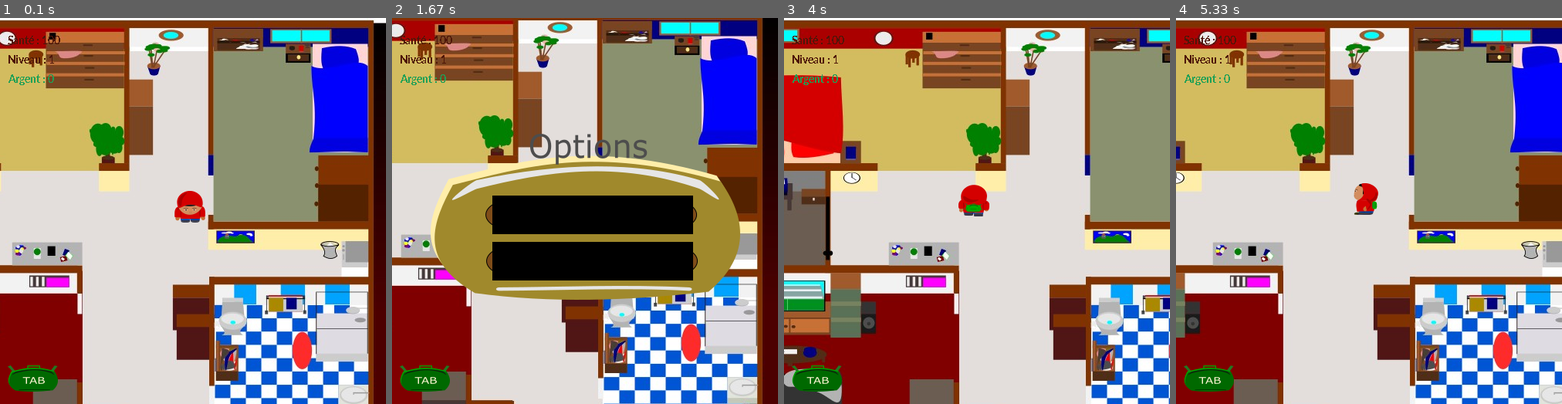
Above: before the commit, frames 1-4 (left to right).
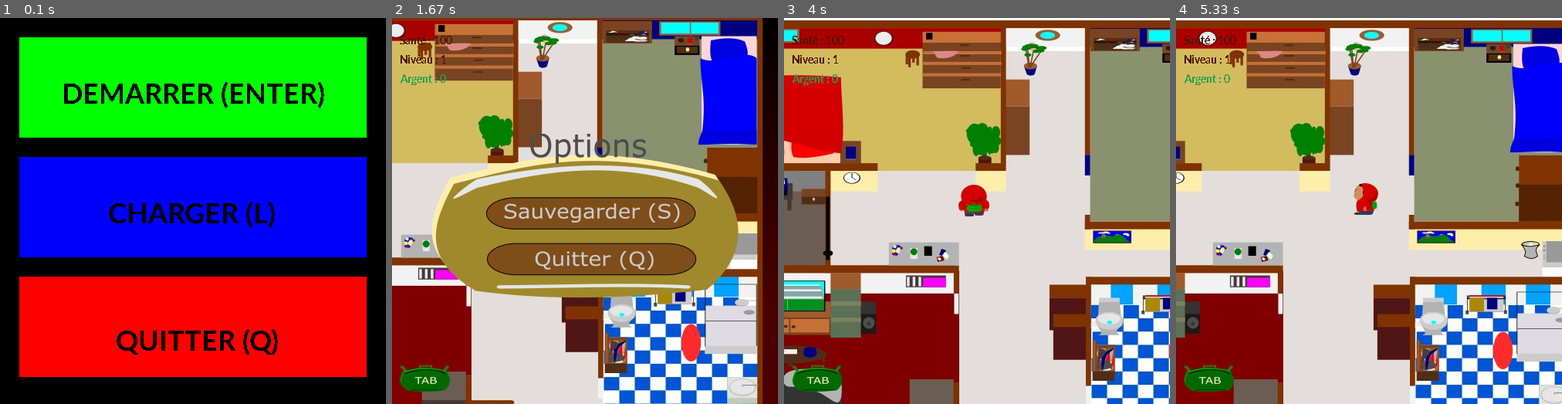
Above: after the commit, the same moments.

Repository: BastienChicot/GusGame
Game: pygame game, started from GusOut.py
The game is run twice, just before and just after one commit, with the same random seed, the same clock (stepped at 60 frames per second) and the same inputs.
Inputs:
- Up to frame 1 (0.1 s): no input
- Up to frame 2 (1.67 s): tap one key every 0.33 s from 0.33 s: Enter Space Right Down
- Up to frame 3 (4 s): tap Up at 1.67 s; tap Space at 2 s; hold Left 2.33-2.87 s; hold Down 2.9-3.2 s; hold Left 3.23-3.63 s; hold Up from 3.67 s (still down)
- Up to frame 4 (5.33 s): release Up at 4.03 s; hold Right 4.07-4.7 s; hold Down 4.73-5.1 s; hold Left from 5.13 s (still down)

The runs differ from the first frame. In frame 1, 99% of the frame differs, in the area x 0-100%, y 0-100%; in frame 2, 13%; in frame 3, 0.2%; in frame 4, nothing differs.

Commit message:
chargement ey sauvegarde de base

Diff:
--- a/GusOut.py
+++ b/GusOut.py
@@ -5,6 +5,8 @@
 @author: basti
 """
 import pygame
+import pandas as pd
+
 from Story.Fonctions import *
 from Story.histoire import *
 from Level.Levels import *
@@ -17,11 +19,51 @@
 sac = sac_a_dos()
 action=action_key()
 
-if Gus.level == 1:
-    nivo1(sac,action,Gus)
+gameExit = False
 
-if Gus.level == 2:
-    nivo2(sac,action,Gus)
+while not gameExit:
+    for event in pygame.event.get():
+        if event.type == pygame.QUIT:
+            gameExit = True
+    demarrer = pygame.Rect(25,25,450,130)
+    charger = pygame.Rect(25,180,450,130)
+    quitter = pygame.Rect(25,335,450,130)
+
+    pygame.draw.rect(screen,green,demarrer)
+    pygame.draw.rect(screen,blue,charger)
+    pygame.draw.rect(screen,red,quitter)
+
+    dem_font = pygame.font.SysFont('corbel', 40, bold=True)
+
+    text_demarrer = dem_font.render("DEMARRER (ENTER)", False, (0, 0, 0))
+    screen.blit(text_demarrer,(80,75))
+    text_load = dem_font.render("CHARGER (L)", False, (0, 0, 0))
+    screen.blit(text_load,(140,230))
+    text_quitter = dem_font.render("QUITTER (Q)", False, (0, 0, 0))
+    screen.blit(text_quitter,(150,395))
+
+    keys=pygame.key.get_pressed()
+
+    if keys[pygame.K_RETURN]:
+        Gus_level = 1
+        if Gus.level == 1 :
+            nivo1(sac,action,Gus)
+        if Gus.level == 2 :
+            nivo2(sac,action,Gus)
+    if keys[pygame.K_l]:
+        Gus.level=load(sac,Gus)
+        if Gus.level == 1 :
+            nivo1(sac,action,Gus)
+        if Gus.level == 2 :
+            nivo2(sac,action,Gus)
+
+    if keys[pygame.K_q]:
+        pygame.quit()
+
+    print(Gus.level)
+
+
+    pygame.display.update()
 
 
 pygame.quit()
--- a/Level/Levels.py
+++ b/Level/Levels.py
@@ -8,7 +8,9 @@
 
 white = (255,255,255)
 black = (0,0,0)
-
+red = (255,0,0)
+green = (0,255,0)
+blue = (0,0,255)
 
 class zone_inter(pygame.Rect):
     def __init__(self,x,y,largeur,hauteur):
@@ -26,7 +28,6 @@
 class wall(pygame.Rect):
     def __init__(self,x,y,largeur,hauteur,rel_x,rel_y):
         pygame.Rect.__init__(self,x+rel_x,y+rel_y,largeur,hauteur)
-
 
 def level_1(gameDisplay,screen_x,screen_y):
 
--- a/Story/Fonctions.py
+++ b/Story/Fonctions.py
@@ -6,6 +6,7 @@
 """
 import pygame
 from settings import *
+import pandas as pd
 
 def collisions (liste_objet,rect_gugus,x_change,y_change,speed,rel_x,rel_y):
 
@@ -161,32 +162,30 @@
         screen.blit(textsurface,(75,i))
         i += 20
 
-def pause(screen,gameExit):
-    import os
-    selection = pygame.Rect((130, 230), (260, 50))
-    saving_area = pygame.Rect((130, 230), (260, 50))
-    leaving_area = pygame.Rect((130, 290), (260, 50))
-    rect_surf = pygame.Surface(leaving_area.size)
-    rect_leav = pygame.Surface(saving_area.size)
-    rect_select = pygame.Surface(selection.size)
-
-
-    if saving_area.colliderect(selection):
-
-        keys=pygame.key.get_pressed()
-        if keys[pygame.K_RETURN]:
-            os.startfile('requirements.txt')
-            print("ca fonctionne")
-
-    elif leaving_area.colliderect(selection):
-        keys=pygame.key.get_pressed()
-        if keys[pygame.K_RETURN]:
-            gameExit = True
+def pause(screen,gameExit,Gus,sac):
+    keys=pygame.key.get_pressed()
 
     screen.blit(poze, (50 , 150))
-    screen.blit(rect_surf,saving_area)
-    screen.blit(rect_leav,leaving_area)
-    screen.blit(rect_select,selection)
+
+    if keys[pygame.K_s]:
+        d = {'level': [Gus.level]}
+        df = pd.DataFrame(data=d)
+        df.to_csv("Story/saves/save.csv", sep=";")
+
+        pygame.font.init()
+
+        myfont = pygame.font.SysFont('corbel', 25, bold=True)
+
+        textsurface = myfont.render("Partie sauvegardée", False, (0, 0, 0))
+        screen.blit(textsurface,(135,350))
+
+    if keys[pygame.K_q]:
+        pygame.quit()
+
+def load(sac,Gus):
+    data = pd.read_csv("Story/saves/save.csv", sep=";")
+    return(int(data["level"]))
+
 
 def game_over(screen):
     screen.fill(black)
--- a/Story/histoire.py
+++ b/Story/histoire.py
@@ -568,18 +568,15 @@
                 screen.blit(textsurface,(270,400))
                 screen.blit(textsurface2,(270,420))
                 papa_fouillab = True
-            if sac.Cle_maison == False and dad_sleep == False and mom_sleep == True:
-                textsurface = myfont.render("Papa ne dort pas, c'est tendu!! ", False, (110, 110, 110))
-                textsurface2 = myfont.render("Et j'ai pas les clés!", False, (110, 110, 110))
+
+            if sac.Cle_maison == True and dad_sleep == True and mom_sleep == False:
+                textsurface = myfont.render("Tu as ouvert ", False, (110, 110, 110))
+                textsurface2 = myfont.render("la porte d'entrée!", False, (110, 110, 110))
                 screen.blit(fond_text,(260,380))
                 screen.blit(textsurface,(280,400))
                 screen.blit(textsurface2,(280,420))
-            if sac.Cle_maison == True and dad_sleep == True and mom_sleep == False:
-                textsurface = myfont.render("Maman ne dort pas,", False, (110, 110, 110))
-                textsurface2 = myfont.render("c'est tendu!!", False, (110, 110, 110))
-                screen.blit(fond_text,(260,380))
-                screen.blit(textsurface,(280,400))
-                screen.blit(textsurface2,(280,420))
+                porte_entre = True
+                Gus.porte_entre = True
             if sac.Cle_maison == True and dad_sleep == True and mom_sleep == True:
                 textsurface = myfont.render("Tu as ouvert ", False, (110, 110, 110))
                 textsurface2 = myfont.render("la porte d'entrée!", False, (110, 110, 110))
@@ -611,7 +608,7 @@
         if keys[pygame.K_TAB]:
             affich_sac(screen,sac)
         if (Gus.pause%2) == 1:
-            pause(screen,gameExit)
+            pause(screen,gameExit,Gus,sac)
         if Gus.pv == 0:
             game_over(screen)
 
@@ -787,7 +784,7 @@
         if keys[pygame.K_TAB]:
             affich_sac(screen,sac)
         if (Gus.pause%2) == 1:
-            pause(screen,gameExit)
+            pause(screen,gameExit,Gus,sac)
         if Gus.pv == 0:
             game_over(screen)
 
--- /dev/null
+++ b/Story/saves/save.csv
@@ -0,0 +1,2 @@
+;level
+0;2
--- a/settings.py
+++ b/settings.py
@@ -12,6 +12,8 @@
 black = (0,0,0)
 white = (255,255,255)
 red = (255,0,0)
+green = (0,255,0)
+blue = (0,0,255)
 
 gugus_face = pygame.image.load('Gus/Gus.png')
 gugus_walkdown_1 = pygame.image.load('Gus/Gus_1.png')
Binary file changed: bank/image/pause.png
